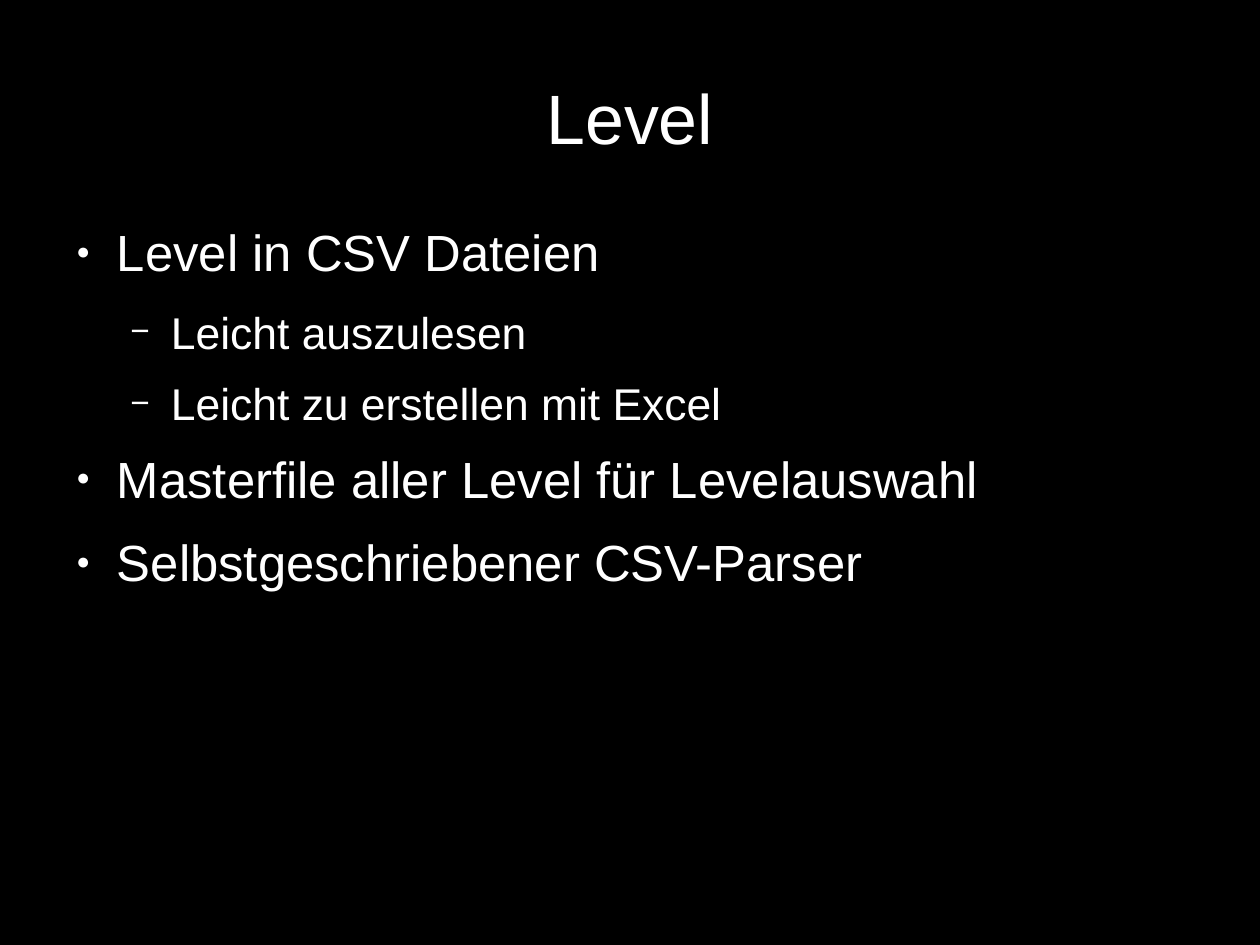
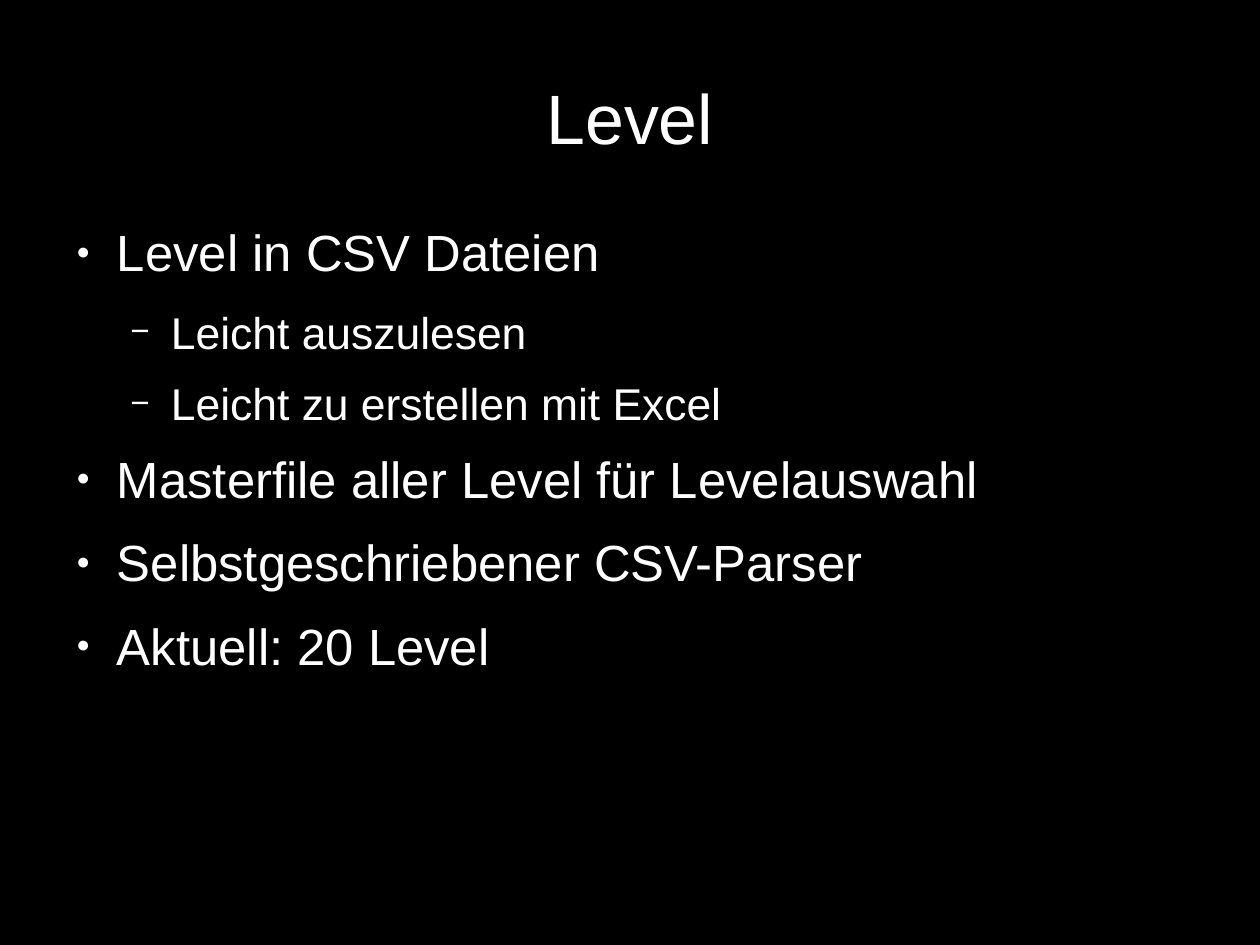
Before and after one commit to benediktibk/bomberman, a slide deck: slide 8 of documents/presentation/presentation.odp. Drawn at 1260x945 pixels with LibreOffice and Linux fonts; fonts in the diff are those of the drawing. Boxes give left, top, right and bottom in pixels: in the first picture for what was removed or moved away, otherwise in the second. Text is boxed around its words. In the diff, an @@ line names an element or a change of style, - is before the commit and + after.

```diff
--- a/documents/presentation/presentation.odp
+++ b/documents/presentation/presentation.odp
@@ text at bbox=[117, 628, 489, 666]: paragraph added @@
+● Aktuell: 20 Level
```
Also in this commit, not shown: 2 other slides changed.
